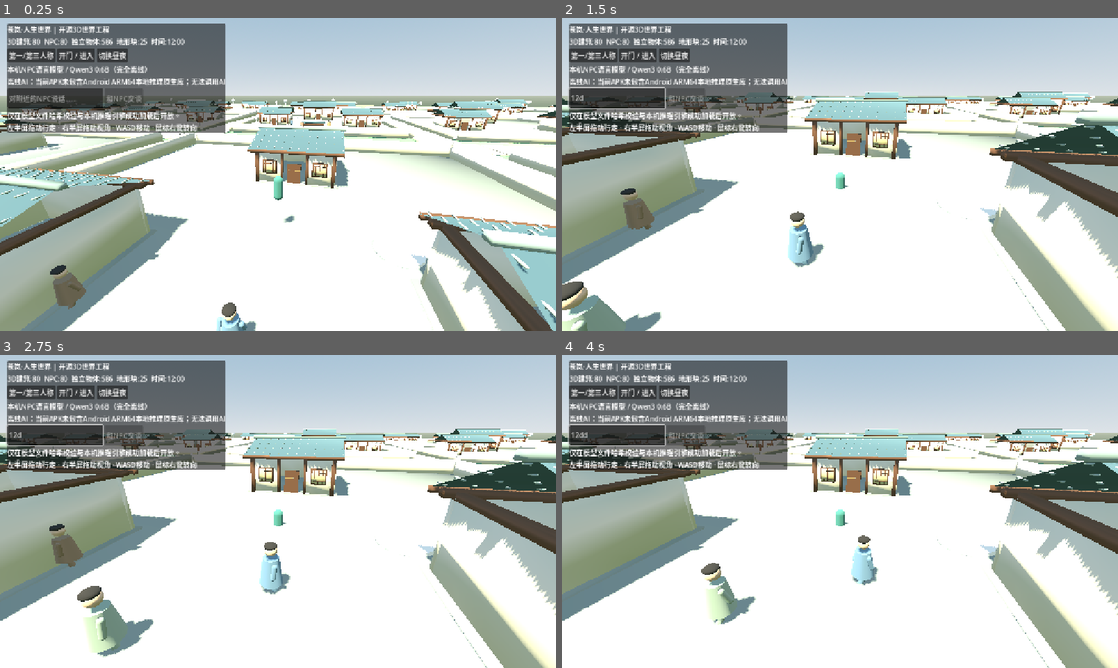
Above: before the commit, frames 1-4 (two rows, left to right).
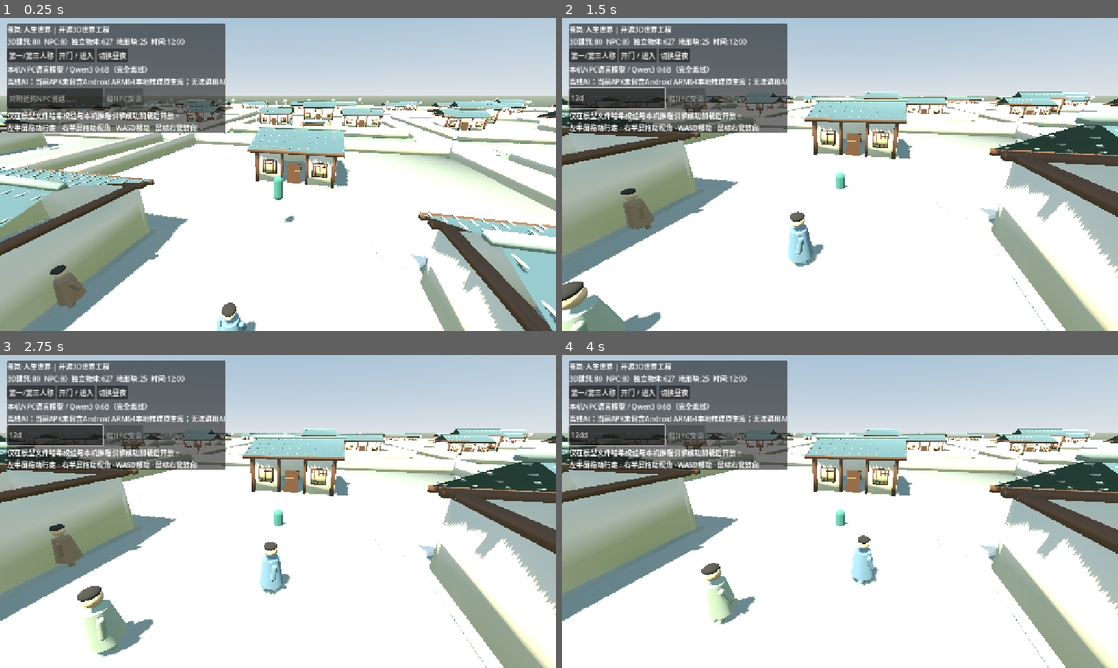
Above: after the commit, the same moments.

Repository: 160701541-cell/xinyanshuo
Game: Godot game, scene res://scenes/main.tscn
The game is run twice, just before and just after one commit, with the same random seed, the same clock (stepped at 60 frames per second) and the same inputs.
Inputs (mouse positions are in pixels of both pictures, inside the frame that each line leads up to):
- Up to frame 1 (0.25 s): no input
- Up to frame 2 (1.5 s): click (617, 99) at 0.52 s; type "12" at 0.6 s; move the mouse to (962, 158) at 1.27 s; hold D from 1.28 s (still down); hold Shift from 1.28 s (still down); click (962, 158) at 1.42 s
- Up to frame 3 (2.75 s): release D at 2 s; release Shift at 2 s; drag from (166, 527) to (250, 574) at 2.02 s
- Up to frame 4 (4 s): move the mouse to (895, 442) at 2.77 s; hold D 2.78-3.5 s; hold Shift 2.78-3.5 s; drag from (812, 574) to (673, 464) at 3.52 s

The runs differ from the first frame. In frame 1, less than 0.1% of the frame differs, in the area x 2-96%, y 6-30%; in frame 2, less than 0.1%; in frame 3, less than 0.1%; in frame 4, less than 0.1%.

Commit message:
fix(smoke): increase real world woodland population to exceed 600 independent 3D prop IDs

Diff:
--- a/game-source/godot3d/scripts/prop_factory.gd
+++ b/game-source/godot3d/scripts/prop_factory.gd
@@ -57,7 +57,7 @@
 	var random := RandomNumberGenerator.new()
 	random.seed = seed + 900719
 	# Hillsides with deterministic tree distribution; never spawn beneath buildings.
-	for i in range(420):
+	for i in range(480):
 		var x: float = random.randf_range(-355.0,355.0)
 		var z: float = random.randf_range(-355.0,355.0)
 		if absf(x)<151.0 and absf(z)<140.0:
